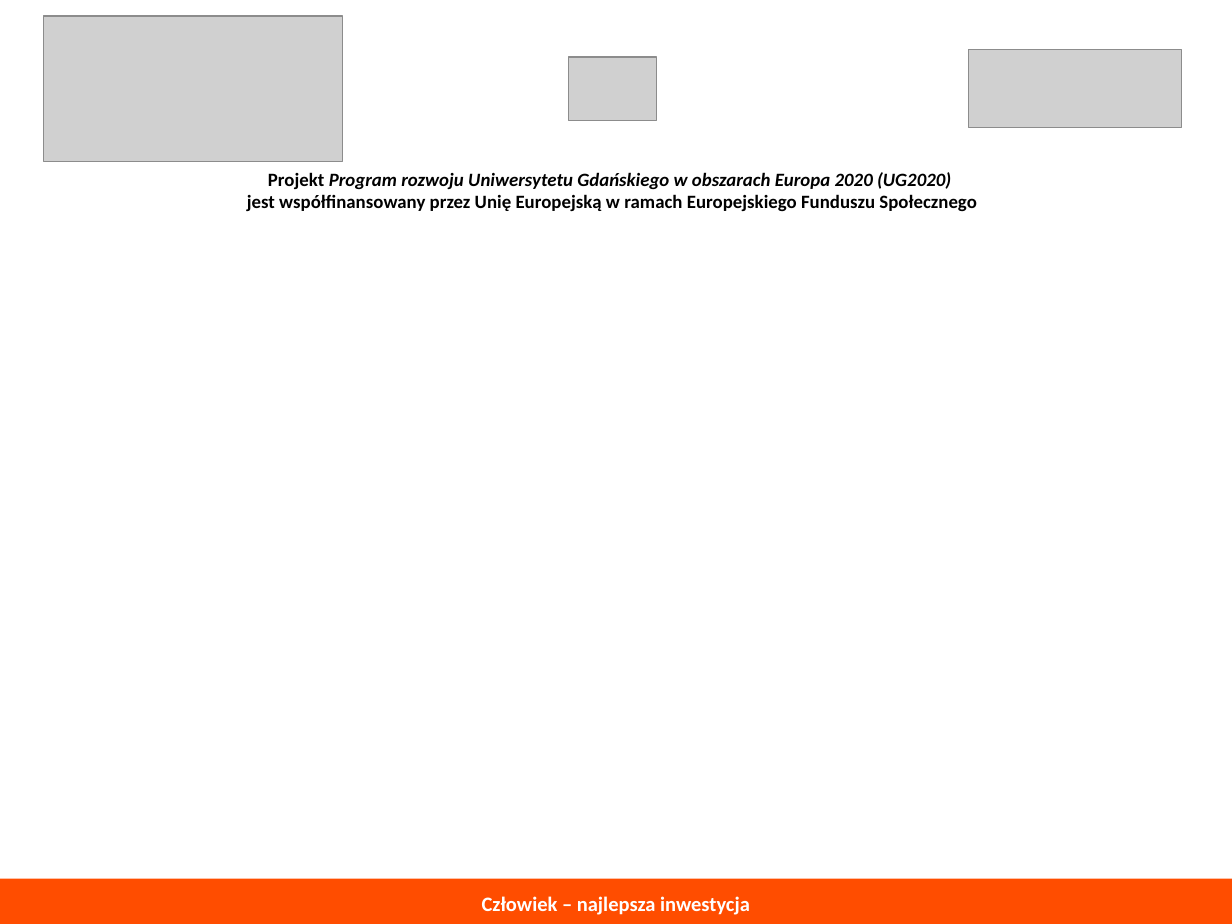
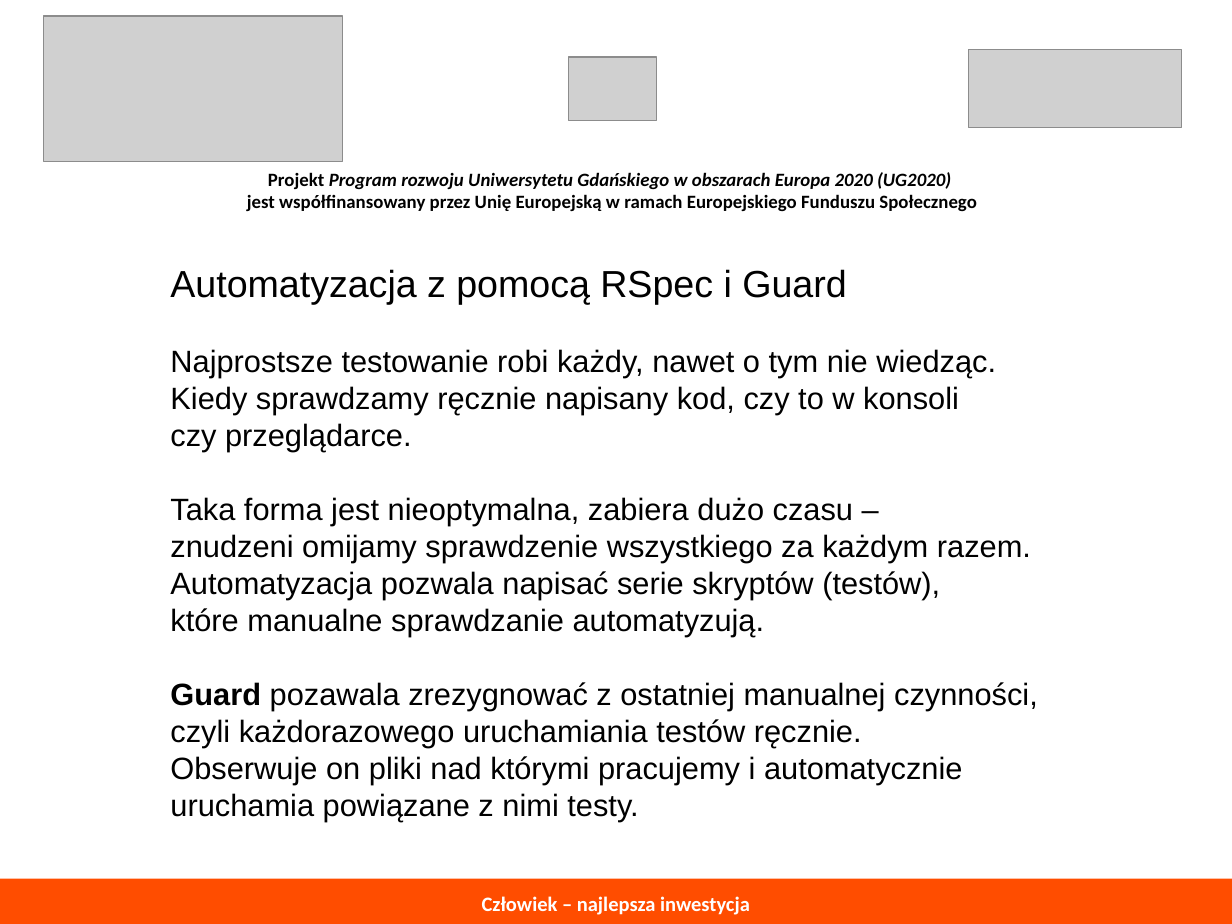
Before and after one commit to ljadanowski/syllabus-testowanie-aplikacji, a slide deck: slide 28 of todo/konspekt_wykladu.odp. Drawn at 1232x924 pixels with LibreOffice and Linux fonts; fonts in the diff are those of the drawing; grey boxes stand for pictures. Boxes give left, top, right and bottom in pixels: in the first picture for what was removed or moved away, otherwise in the second. Text is boxed around its words. In the diff, an @@ line names an element or a change of style, - is before the commit and + after.

```diff
--- a/todo/konspekt_wykladu.odp
+++ b/todo/konspekt_wykladu.odp
@@ text added at [170, 269, 1038, 784], 18 pt, text #000000 @@
+Automatyzacja z pomocą RSpec i Guard
+Najprostsze testowanie robi każdy, nawet o tym nie wiedząc.
+Kiedy sprawdzamy ręcznie napisany kod, czy to w konsoli
+czy przeglądarce.
+Taka forma jest nieoptymalna, zabiera dużo czasu –
+znudzeni omijamy sprawdzenie wszystkiego za każdym razem.
+Automatyzacja pozwala napisać serie skryptów (testów),
+które manualne sprawdzanie automatyzują.
+Guard pozawala zrezygnować z ostatniej manualnej czynności,
+czyli każdorazowego uruchamiania testów ręcznie.
+Obserwuje on pliki nad którymi pracujemy i automatycznie
+uruchamia powiązane z nimi testy.
```
Also in this commit, not shown: 1 other slide changed, 1 other file.
